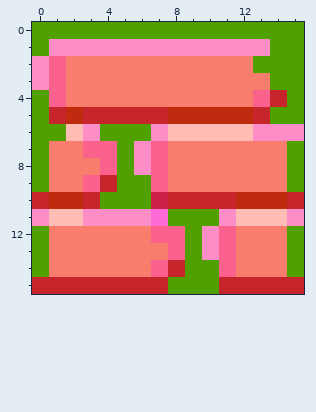
Edited in one commit: pixel-art sprite (src/main/resources/sprites/brick/dead1.png). The picture above was drawn from the file before the commit.
The file is 16x16 pixels.
After the commit:
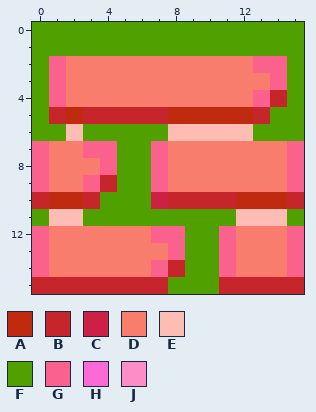
Palette (. is transparent): A #c02a0e  B #c7252c  C #ce2046  D #f97d6c  E #fdbdb5  F #50a000  G #fa618c  H #fd69d5  J #fd8dc7
Changes in this commit:
Colour H gives way to colour F in row 11 at x 7.
Colour J gives way to colour F in row 1 at x 1 to 13; in rows 2 to 3 at x 0; in row 6 at x 3, 7 and 13 to 15; in rows 7 to 8 at x 6; in row 11 at x 0, 3 to 6, 11 and 15; in rows 12 to 13 at x 10.
Colour F gives way to colour G in row 2 at x 13 to 14; in row 3 at x 14; in rows 7 to 9 at x 0 and 15; in rows 12 to 14 at x 0 and 15.
Pixel boxes of the changes (left, top, right, bottom) in both pictures:
changed: (32, 39, 304, 277)
